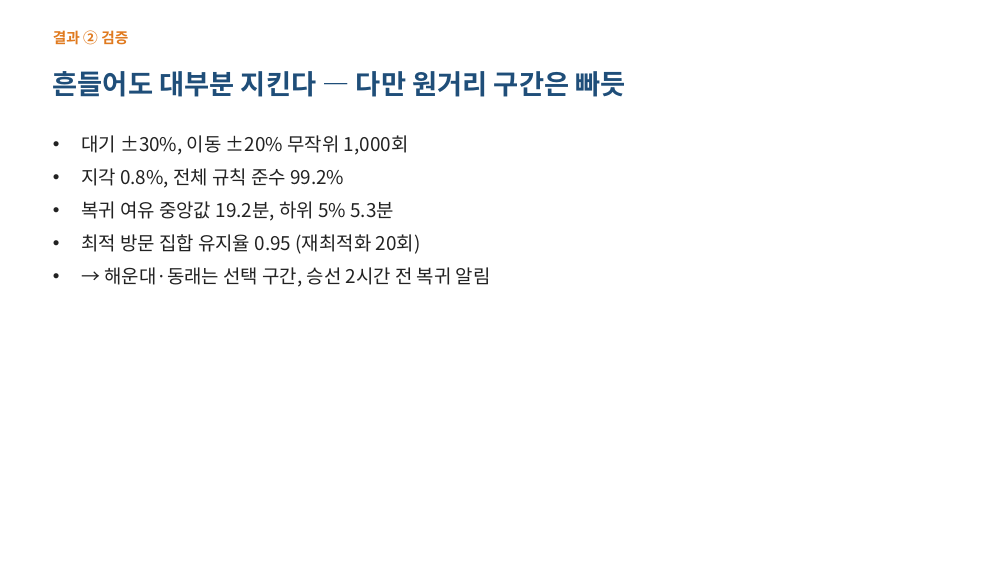
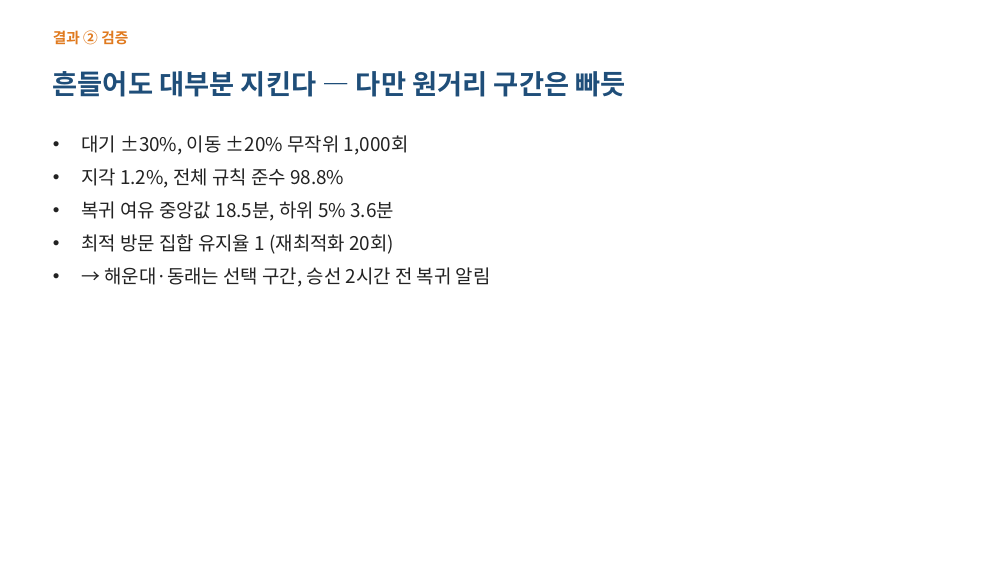
Before and after one commit to ddayoung03/busan-cruise-unpassing, a slide deck: slide 9 of 05_문서/3주차_발표자료.pptx. Drawn at 1008x567 pixels with LibreOffice and Linux fonts; fonts in the diff are those of the drawing. Boxes give left, top, right and bottom in pixels: in the first picture for what was removed or moved away, otherwise in the second. Text is boxed around its words. In the diff, an @@ line names an element or a change of style, - is before the commit and + after.

```diff
--- a/05_문서/3주차_발표자료.pptx
+++ b/05_문서/3주차_발표자료.pptx
@@ text at [81, 168, 394, 254]: text changed @@
-• 지각 0.8%, 전체 규칙 준수 99.2%
-• 복귀 여유 중앙값 19.2분, 하위 5% 5.3분
-• 최적 방문 집합 유지율 0.95 (재최적화 20회)
+• 지각 1.2%, 전체 규칙 준수 98.8%
+• 복귀 여유 중앙값 18.5분, 하위 5% 3.6분
+• 최적 방문 집합 유지율 1 (재최적화 20회)
```
Also in this commit, not shown: 4 other slides changed, 22 other files.
